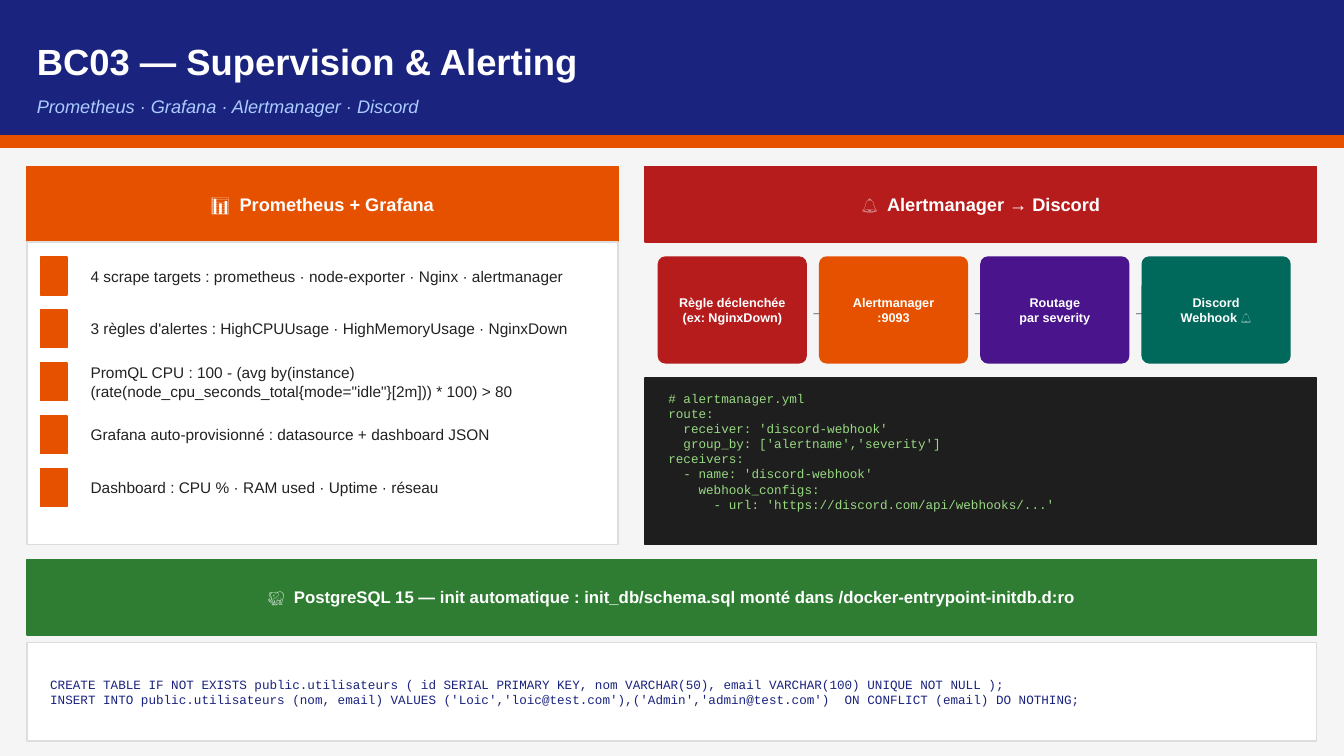
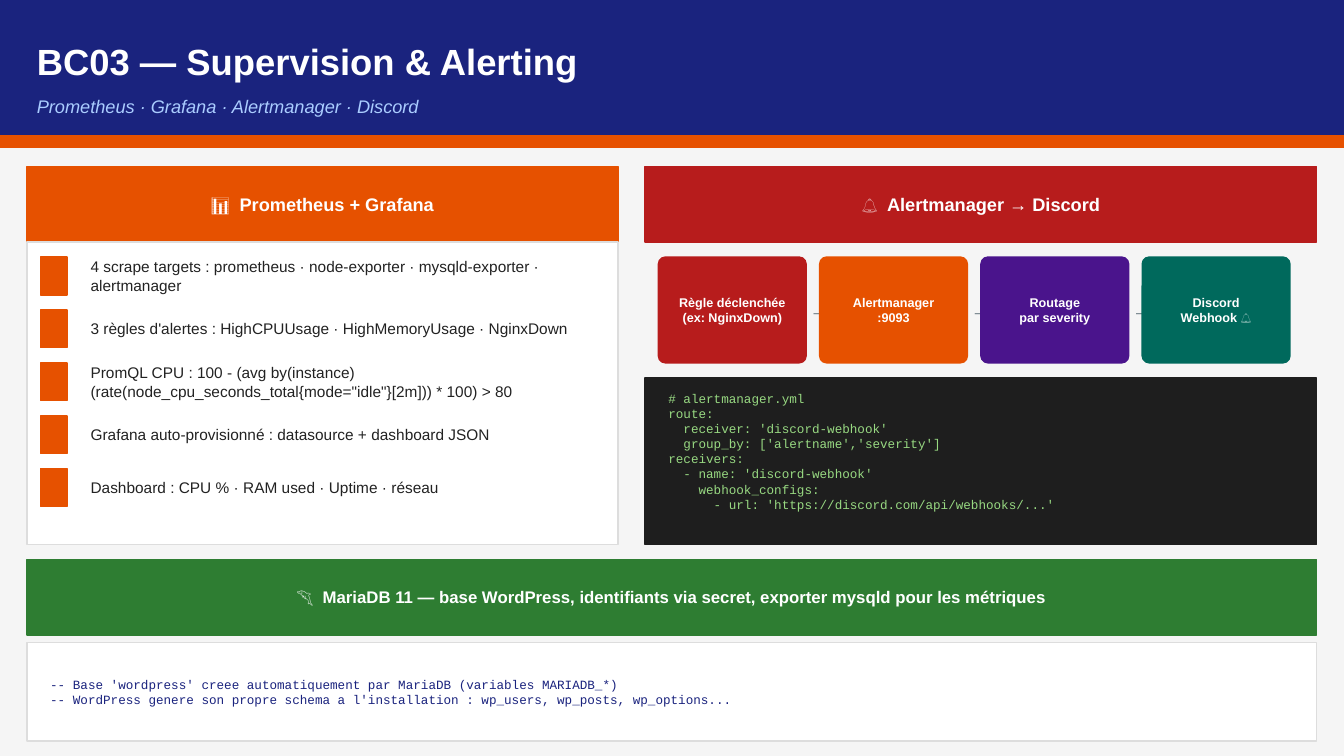
Before and after one commit to pilot-loicrich/iac-infra, a slide deck: slide 7 of documentation/Presentation_iac-infra_ASD.pptx. Drawn at 1344x756 pixels with LibreOffice and Linux fonts; fonts in the diff are those of the drawing. Boxes give left, top, right and bottom in pixels: in the first picture for what was removed or moved away, otherwise in the second. Text is boxed around its words. In the diff, an @@ line names an element or a change of style, - is before the commit and + after.

Commit message:
docs(pptx): update presentation for WordPress + MariaDB deployment

```diff
--- a/documentation/Presentation_iac-infra_ASD.pptx
+++ b/documentation/Presentation_iac-infra_ASD.pptx
@@ text at <box>91,261,530,294</box>: text changed @@
-4 scrape targets : prometheus · node-exporter · Nginx · alertmanager
+4 scrape targets : prometheus · node-exporter · mysqld-exporter · alertmanager
@@ text at <box>323,590,1045,607</box>: text changed @@
-🐘 PostgreSQL 15 — init automatique : init_db/schema.sql monté dans /docker-entrypoint-initdb.d:ro
+🐬 MariaDB 11 — base WordPress, identifiants via secret, exporter mysqld pour les métriques
@@ text at <box>73,680,731,707</box>: text changed @@
-CREATE TABLE IF NOT EXISTS public.utilisateurs ( id SERIAL PRIMARY KEY, nom VARCHAR(50), email VARCHAR(100) UNIQUE NOT NULL );
-INSERT INTO public.utilisateurs (nom, email) VALUES ('Loic','loic@test.com'),('Admin','admin@test.com') ON CONFLICT (email) DO NOTHING;
+-- Base 'wordpress' creee automatiquement par MariaDB (variables MARIADB_*)
+-- WordPress genere son propre schema a l'installation : wp_users, wp_posts, wp_options...
```
Also in this commit, not shown: 7 other slides changed.
